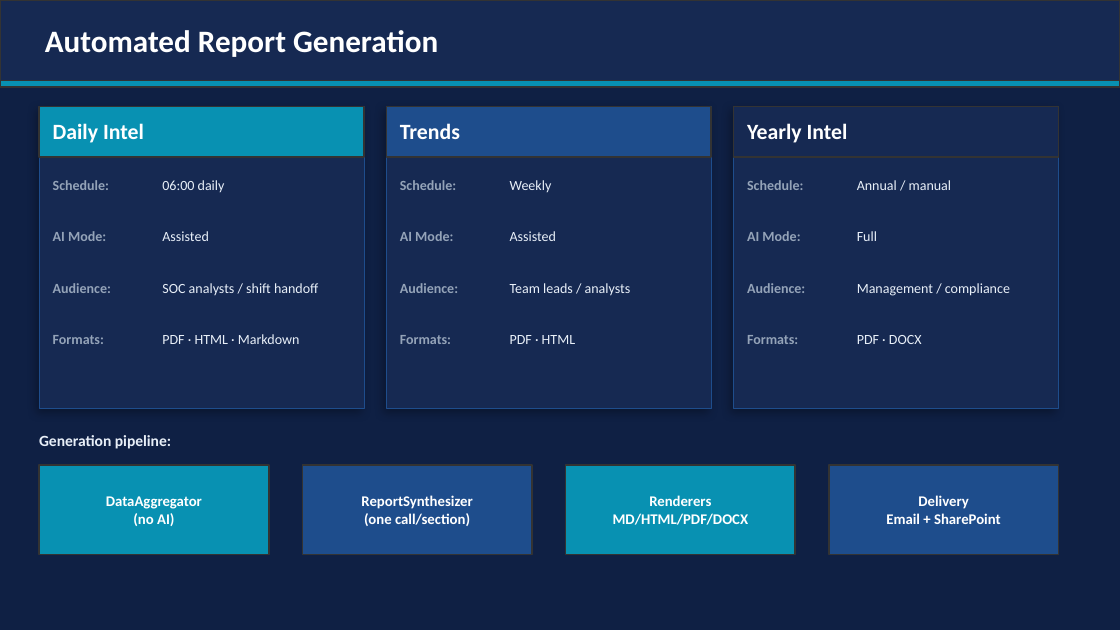
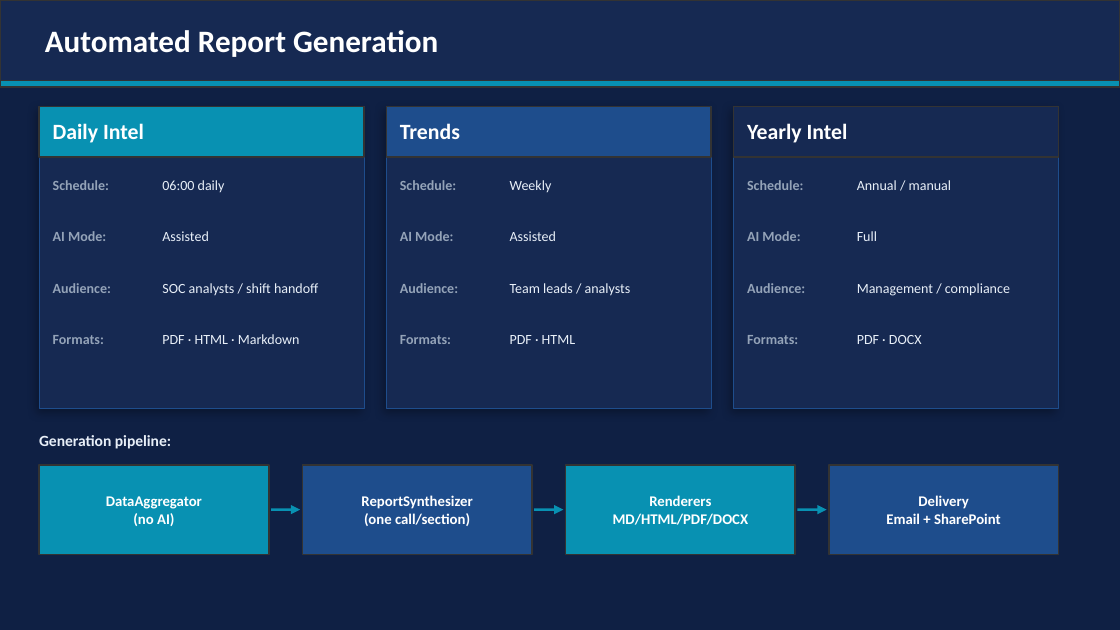
Before and after one commit to wrhalpin/GNAT, a slide deck: slide 12 of GNAT-Presentation.pptx. Drawn at 1120x630 pixels with LibreOffice and Linux fonts; fonts in the diff are those of the drawing. Boxes give left, top, right and bottom in pixels: in the first picture for what was removed or moved away, otherwise in the second. Text is boxed around its words. In the diff, an @@ line names an element or a change of style, - is before the commit and + after.

```diff
--- a/GNAT-Presentation.pptx
+++ b/GNAT-Presentation.pptx
@@ arrow added from (271, 510) to (300, 510), #0891B2 1.5 pt @@
@@ arrow added from (534, 510) to (563, 510), #0891B2 1.5 pt @@
@@ arrow added from (797, 510) to (827, 510), #0891B2 1.5 pt @@
```
Also in this commit, not shown: 3 other slides changed, 1 other file.
